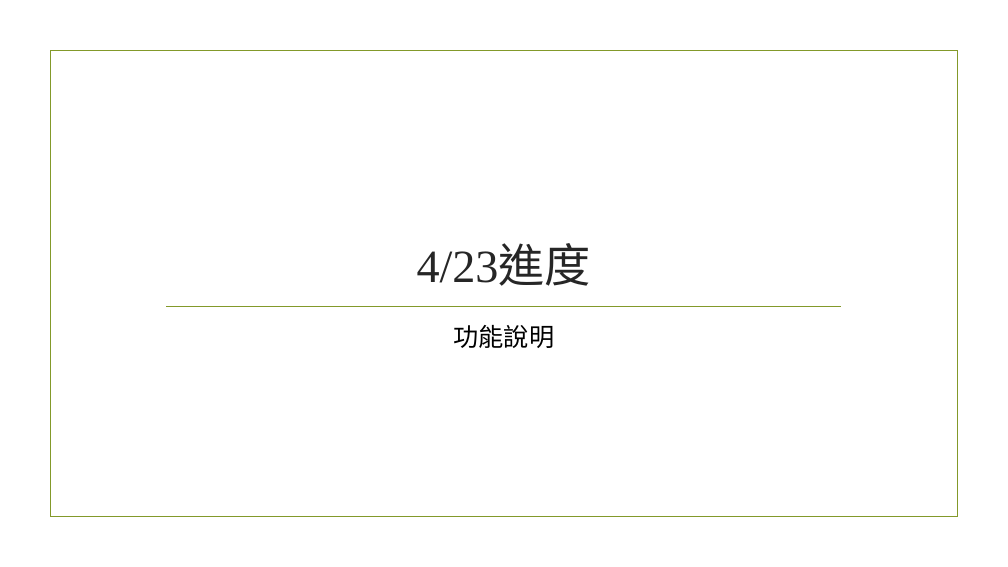
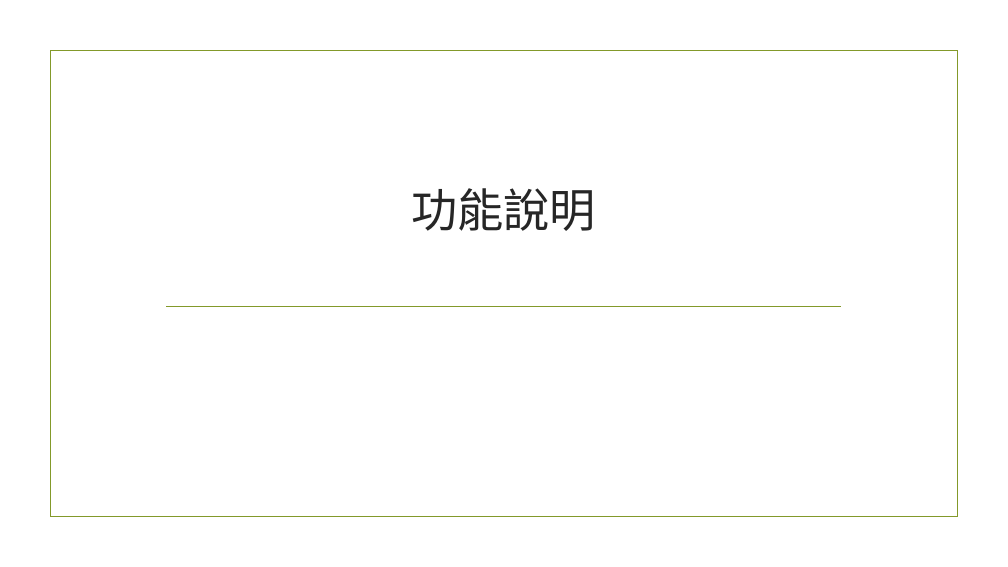
Before and after one commit to linsitin/IRE_project, a slide deck: slide 4 of 資訊檢索系統期末專案.pptx. Drawn at 1008x567 pixels with LibreOffice and Linux fonts; fonts in the diff are those of the drawing; background and template pictures are left out. Boxes give left, top, right and bottom in pixels: in the first picture for what was removed or moved away, otherwise in the second. Text is boxed around its words. In the diff, an @@ line names an element or a change of style, - is before the commit and + after.

```diff
--- a/資訊檢索系統期末專案.pptx
+++ b/資訊檢索系統期末專案.pptx
@@ title at [411,188,596,231]: text changed; font Times New Roman to Noto Sans CJK SC @@
-4/23進度
+功能說明
@@ text removed at [453,325,554,348] @@
-功能說明
```
Also in this commit, not shown: 2 other slides changed.
